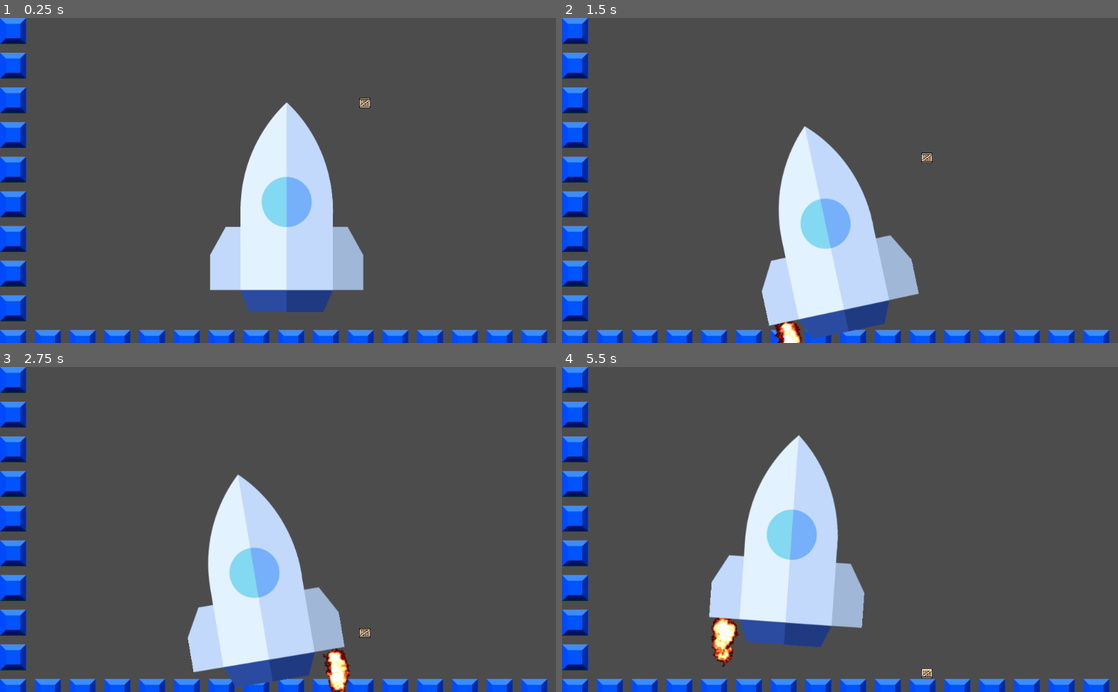
Above: before the commit, frames 1-4 (two rows, left to right).
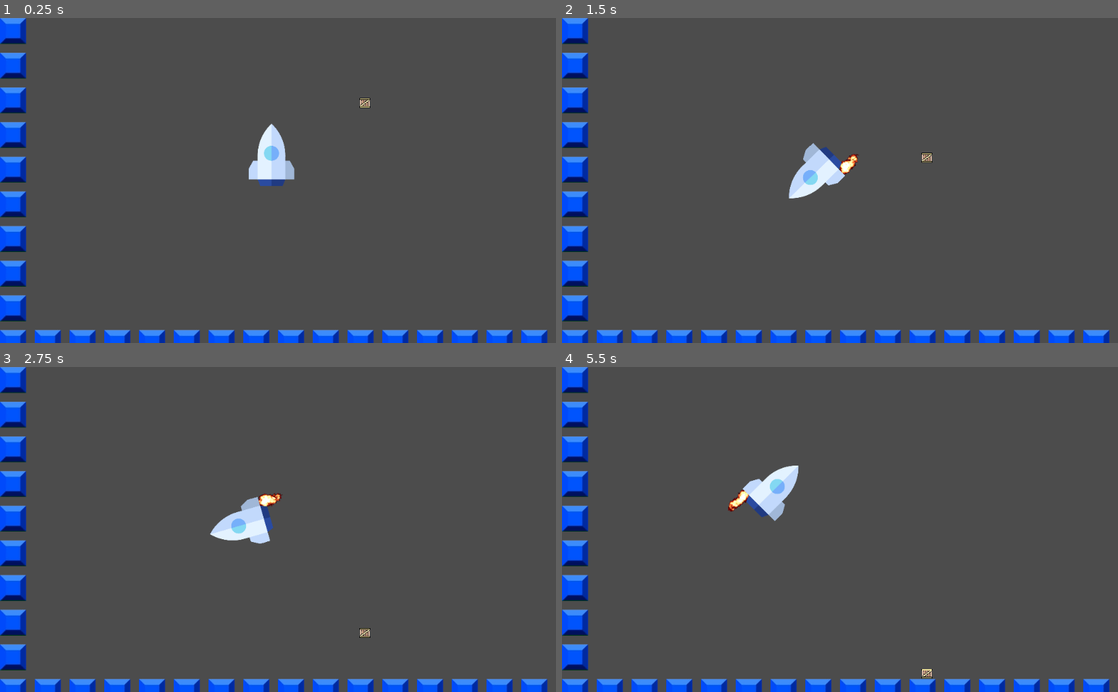
Above: after the commit, the same moments.

Repository: paul-asvb/raekaetae
Game: Godot game, scene res://src/levels/TestLevel.tscn
The game is run twice, just before and just after one commit, with the same random seed, the same clock (stepped at 60 frames per second) and the same inputs.
Inputs:
- Up to frame 1 (0.25 s): no input
- Up to frame 2 (1.5 s): hold Right (move_right) 0.53-1.28 s; hold A (move_left) from 1.28 s (still down)
- Up to frame 3 (2.75 s): release A (move_left) at 2.03 s; hold Right (move_right) from 2.03 s (still down)
- Up to frame 4 (5.5 s): release Right (move_right) at 3.53 s; hold A (move_left) from 3.53 s (still down)

The runs differ from the first frame. In frame 1, 11% of the frame differs, in the area x 37-66%, y 25-91%; in frame 2, 11%; in frame 3, 11%; in frame 4, 11%, in the area x 26-55%, y 20-93%.

Commit message:
resize rakete

Diff:
--- a/src/actors/Player.tscn
+++ b/src/actors/Player.tscn
@@ -317,26 +317,24 @@
 script = ExtResource( 2 )
 
 [node name="fireLeft" type="AnimatedSprite" parent="."]
-visible = false
-position = Vector2( -112.667, 204 )
+position = Vector2( -32.0335, 71.2907 )
 rotation = 3.14159
-scale = Vector2( 2, 2 )
 frames = SubResource( 61 )
-frame = 45
+frame = 24
 playing = true
 
 [node name="fireRight" type="AnimatedSprite" parent="."]
-visible = false
-position = Vector2( 117.333, 207.333 )
+position = Vector2( 30.82, 70.844 )
 rotation = 3.14159
-scale = Vector2( 2, 2 )
 frames = SubResource( 61 )
-frame = 44
+frame = 23
 playing = true
 
 [node name="rakete" type="Sprite" parent="."]
-scale = Vector2( 1, 1.00869 )
+scale = Vector2( 0.3, 0.3 )
 texture = ExtResource( 1 )
 
 [node name="CollisionPolygon2D" type="CollisionPolygon2D" parent="."]
+position = Vector2( -0.14306, 0.896622 )
+scale = Vector2( 0.3, 0.3 )
 polygon = PoolVector2Array( 87, -3, 86, 35, 112, 36, 141, 88, 142, 153, -141, 151, -141, 88, -111, 36, -86, 35, -86, -11, -78, -67, -57, -123, -28, -164, 0, -195, 31, -161, 57, -122, 77, -66 )
--- a/src/levels/TestLevel.tscn
+++ b/src/levels/TestLevel.tscn
@@ -39,7 +39,7 @@
 tile_data = PoolIntArray( 0, 0, 0, 16, 0, 0, 65536, 0, 0, 65552, 0, 0, 131072, 0, 0, 131088, 0, 0, 196608, 0, 0, 196624 …(386 unchanged characters)…
 
 [node name="Player" parent="TileMap" instance=ExtResource( 2 )]
-position = Vector2( 527.919, 346.853 )
+position = Vector2( 500, 250 )
 linear_damp = 0.5
 angular_damp = 4.301
 
